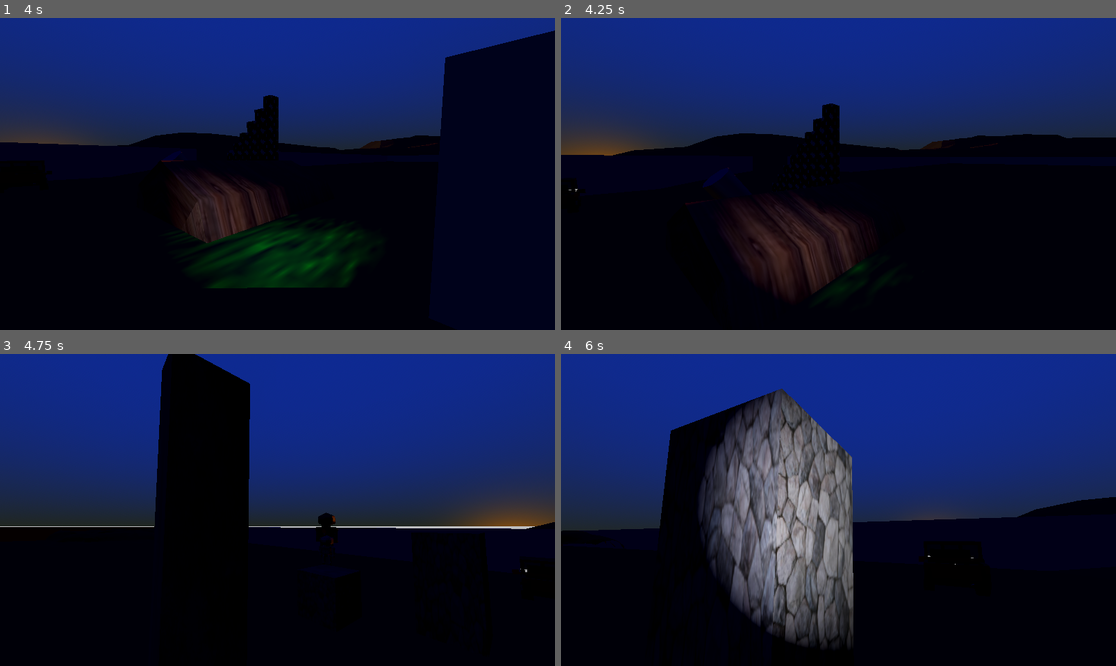
Above: before the commit, frames 1-4 (two rows, left to right).
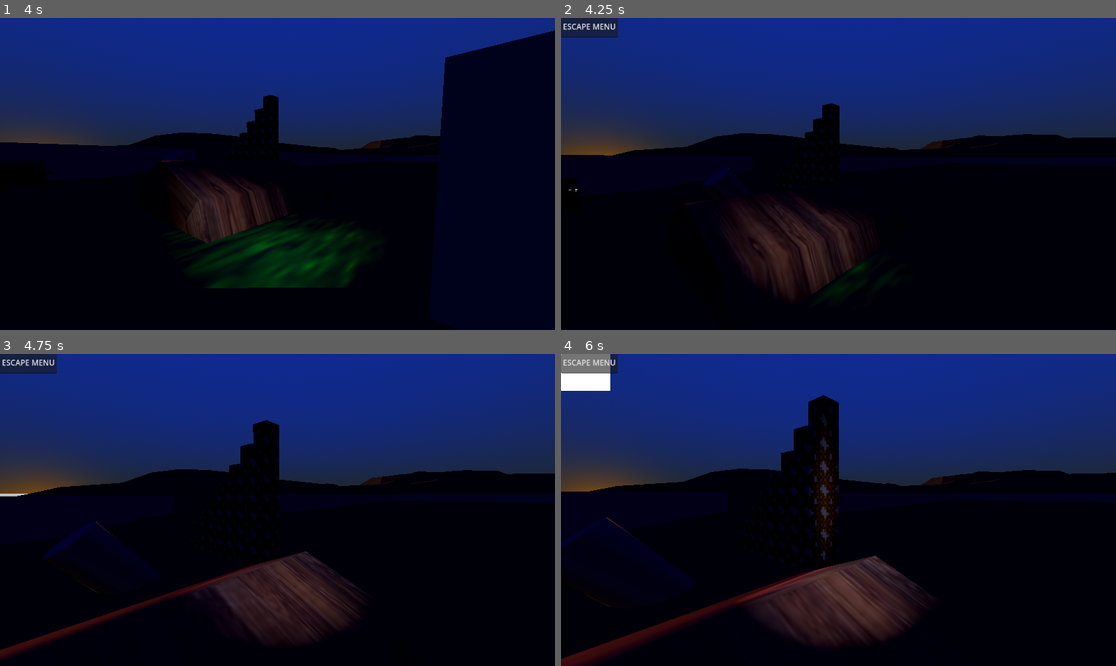
Above: after the commit, the same moments.

Repository: Solaros711/lockertesting
Game: Godot game, scene res://scenes/world.tscn
Two runs of this game, one before a commit and one after it. Both use one fixed random seed, a clock stepped at 60 frames per second and the inputs below.
Inputs (mouse positions are in pixels of both pictures, inside the frame that each line leads up to):
- Up to frame 1 (4 s): move the mouse to (305, 174) at 0.52 s; hold W (forward) from 0.53 s (still down); tap F (flashlight) at 0.6, 2.3, 2.85 s; tap Space (jump) at 0.77, 1.07, 1.52, 1.55, 1.82, 2.1, 3.02, 3.32, 3.77, 3.8 s; tap E (interact) at 0.8, 1.35, 3.05, 3.6 s; move the mouse to (249, 174) at 1.27 s; move the mouse to (288, 167) at 2.02 s; move the mouse to (271, 180) at 2.77 s; move the mouse to (316, 177) at 3.52 s
- Up to frame 2 (4.25 s): keep holding W (forward); tap Space (jump) at 4.07 s; tap Escape (escape_menu, bound only after the commit) at 4.15 s
- Up to frame 3 (4.75 s): keep holding W (forward); move the mouse to (233, 506) at 4.27 s; tap Shift (sprint) at 4.35 s; tap Space (jump) at 4.52 s; tap F (flashlight) at 4.55 s
- Up to frame 4 (6 s): tap Space (jump) at 4.82 s; tap Tab (inventory, bound only after the commit) at 4.9 s; move the mouse to (844, 510) at 5.02 s; tap F (flashlight) at 5.1 s; tap E (interact) at 5.3, 5.85 s; move the mouse to (816, 503) at 5.77 s; release W (forward) at 5.78 s; hold D (right) from 5.78 s (still down)

Frame 1 is identical in both runs. In frame 2, 0.6% of the frame differs, in the area x 0-11%, y 0-7%; in frame 3, 34%; in frame 4, 41%, in the area x 0-100%, y 0-100%.

Commit message:
Added inventory and esc menu toggles, added item framework, added inventory framework

Diff:
--- /dev/null
+++ b/inventory.gd
@@ -0,0 +1,3 @@
+class_name Inventory extends Resource
+
+@export var items: Array[Item]
--- /dev/null
+++ b/inventory_ui.gd
@@ -0,0 +1,21 @@
+extends Control
+
+var is_open: bool = false
+
+func _ready():
+	close()
+
+func _process(delta: float) -> void:
+	if Input.is_action_just_pressed("inventory"):
+		if is_open:
+			close()
+		else:
+			open()
+
+func open():
+	visible = true
+	is_open = true
+
+func close():
+	visible = false
+	is_open = false
--- a/project.godot
+++ b/project.godot
@@ -73,6 +73,16 @@
 "events": [Object(InputEventKey,"resource_local_to_scene":false,"resource_name":"","device":-1,"window_id":0,"alt_press …(192 unchanged characters)…
 ]
 }
+inventory={
+"deadzone": 0.2,
+"events": [Object(InputEventKey,"resource_local_to_scene":false,"resource_name":"","device":-1,"window_id":0,"alt_pressed":false,"shift_pressed":false,"ctrl_pressed":false,"meta_pressed":false,"pressed":false,"keycode":0,"physical_keycode":4194306,"key_label":0,"unicode":0,"location":0,"echo":false,"script":null)
+]
+}
+escape_menu={
+"deadzone": 0.2,
+"events": [Object(InputEventKey,"resource_local_to_scene":false,"resource_name":"","device":-1,"window_id":0,"alt_pressed":false,"shift_pressed":false,"ctrl_pressed":false,"meta_pressed":false,"pressed":false,"keycode":0,"physical_keycode":4194305,"key_label":0,"unicode":0,"location":0,"echo":false,"script":null)
+]
+}
 
 [rendering]
 
--- a/scenes/world.tscn
+++ b/scenes/world.tscn
@@ -13,9 +13,12 @@
 [ext_resource type="PackedScene" uid="uid://dxrox780f8er4" path="res://imports/oven/Oven.tscn" id="4_dss4m"]
 [ext_resource type="Texture2D" uid="uid://uqgprfow2855" path="res://textures/wood.jpg" id="5_7r4gi"]
 [ext_resource type="Texture2D" uid="uid://3ok0l6vsdfep" path="res://textures/palmleaf.png" id="6_jhx03"]
+[ext_resource type="Resource" uid="uid://uhbyiyn5jcq5" path="res://scripts/inventory/player_inventory.tres" id="7_kpybi"]
 [ext_resource type="PackedScene" uid="uid://35y81inm0lf3" path="res://imports/scaled towers/stacked scaled layersx16col.gltf" id="8_4mrxx"]
 [ext_resource type="PackedScene" uid="uid://qc7sh82kkh63" path="res://imports/terrain/bridge2.gltf" id="8_lakw3"]
+[ext_resource type="PackedScene" uid="uid://qhtmivp1lyqa" path="res://scripts/inventory/Inventory_ui.tscn" id="9_ctatt"]
 [ext_resource type="PackedScene" uid="uid://bj8mgm514a5vj" path="res://imports/character test/charactertest.gltf" id="10_w7kh3"]
+[ext_resource type="PackedScene" uid="uid://rgim5p5r04jl" path="res://scripts/escape/Escape_ui.tscn" id="10_xgqkh"]
 [ext_resource type="PackedScene" uid="uid://csylkj73mu55m" path="res://imports/rv/rv test6.tscn" id="11_q5onr"]
 [ext_resource type="PackedScene" uid="uid://bctypghj2kq7i" path="res://imports/character test/characterrobot.gltf" id="12_jhx03"]
 [ext_resource type="PackedScene" uid="uid://by57tu60svkye" path="res://imports/truck/truckfixed.tscn" id="12_o8fc1"]
@@ -160,6 +163,7 @@
 [node name="player" type="CharacterBody3D" parent="." node_paths=PackedStringArray("flashlight")]
 transform = Transform3D(1, 0, 0, 0, 1, 0, 0, 0, 1, 10.9533, 143.449, 90.1723)
 script = ExtResource("1_71j4m")
+inventory = ExtResource("7_kpybi")
 flashlight = NodePath("head/Camera3D/Flashlight")
 
 [node name="MeshInstance3D" type="MeshInstance3D" parent="player"]
@@ -185,6 +189,10 @@
 spot_range = 0.0
 spot_angle = 34.95
 
+[node name="Inventory_UI" parent="player" instance=ExtResource("9_ctatt")]
+
+[node name="Escape_ui" parent="player" instance=ExtResource("10_xgqkh")]
+
 [node name="platforms" type="Node3D" parent="."]
 transform = Transform3D(1, 0.000758074, -0.000195153, -0.000758125, 1, -0.000245154, 0.000194955, 0.000245311, 1, 10.459, 142.717, 61.8386)
 
--- /dev/null
+++ b/scripts/escape/Escape_ui.tscn
@@ -0,0 +1,19 @@
+[gd_scene load_steps=2 format=3 uid="uid://rgim5p5r04jl"]
+
+[ext_resource type="Script" uid="uid://cq3vkp2dbb6s0" path="res://scripts/escape/escape_ui.gd" id="1_7aek4"]
+
+[node name="Escape_ui" type="Control"]
+layout_mode = 3
+anchors_preset = 15
+anchor_right = 1.0
+anchor_bottom = 1.0
+grow_horizontal = 2
+grow_vertical = 2
+script = ExtResource("1_7aek4")
+
+[node name="TextEdit" type="TextEdit" parent="."]
+layout_mode = 0
+offset_right = 118.0
+offset_bottom = 41.0
+text = "ESCAPE MENU"
+placeholder_text = "ESCAPE MENU"
--- /dev/null
+++ b/scripts/escape/escape_ui.gd
@@ -0,0 +1,21 @@
+extends Control
+
+var is_open: bool = false
+
+func _ready():
+	close()
+
+func _process(delta: float) -> void:
+	if Input.is_action_just_pressed("escape_menu"):
+		if is_open:
+			close()
+		else:
+			open()
+
+func open():
+	visible = true
+	is_open = true
+
+func close():
+	visible = false
+	is_open = false
--- /dev/null
+++ b/scripts/inventory/Inventory_ui.tscn
@@ -0,0 +1,17 @@
+[gd_scene load_steps=2 format=3 uid="uid://qhtmivp1lyqa"]
+
+[ext_resource type="Script" uid="uid://cs3a5prel5sd0" path="res://inventory_ui.gd" id="1_f5ndc"]
+
+[node name="Inventory_UI" type="Control"]
+layout_mode = 3
+anchors_preset = 15
+anchor_right = 1.0
+anchor_bottom = 1.0
+grow_horizontal = 2
+grow_vertical = 2
+script = ExtResource("1_f5ndc")
+
+[node name="ColorRect" type="ColorRect" parent="."]
+layout_mode = 0
+offset_right = 103.0
+offset_bottom = 76.0
--- /dev/null
+++ b/scripts/inventory/item.gd
@@ -0,0 +1,4 @@
+class_name Item extends Resource
+
+@export var item_name: String = ""
+@export var texture: Texture2D
--- /dev/null
+++ b/scripts/inventory/items/tomato.tres
@@ -0,0 +1,10 @@
+[gd_resource type="Resource" script_class="Item" load_steps=3 format=3 uid="uid://d0w6jcm72e1rf"]
+
+[ext_resource type="Script" uid="uid://dm1dpuf7u4e7g" path="res://scripts/inventory/item.gd" id="1_0bdr8"]
+[ext_resource type="Texture2D" uid="uid://bmt8fkqolbew2" path="res://textures/tomato.png" id="2_xvjp5"]
+
+[resource]
+script = ExtResource("1_0bdr8")
+item_name = "Tomato"
+texture = ExtResource("2_xvjp5")
+metadata/_custom_type_script = "uid://dm1dpuf7u4e7g"
--- /dev/null
+++ b/scripts/inventory/player_inventory.tres
@@ -0,0 +1,10 @@
+[gd_resource type="Resource" script_class="Inventory" load_steps=4 format=3 uid="uid://uhbyiyn5jcq5"]
+
+[ext_resource type="Script" uid="uid://dm1dpuf7u4e7g" path="res://scripts/inventory/item.gd" id="1_kls0t"]
+[ext_resource type="Resource" uid="uid://d0w6jcm72e1rf" path="res://scripts/inventory/items/tomato.tres" id="2_rpwpc"]
+[ext_resource type="Script" uid="uid://jsvfev1cb8dd" path="res://inventory.gd" id="3_jap24"]
+
+[resource]
+script = ExtResource("3_jap24")
+items = Array[ExtResource("1_kls0t")]([ExtResource("2_rpwpc"), null, null, null, null, null, null, null, null, null, null, null])
+metadata/_custom_type_script = "uid://jsvfev1cb8dd"
--- a/scripts/player/player.gd
+++ b/scripts/player/player.gd
@@ -4,11 +4,13 @@
 const SPEED = 4.0
 const JUMP_VELOCITY = 4.5
 
-var gravity = 9.81
+const gravity = 9.81
 
+@export var inventory: Inventory
 @export var flashlight: SpotLight3D
 var fl_toggle: bool = false
-
+var open_menu: bool = false
+var open_esc: bool = false
 
 @onready var head = $head
 @onready var camera = $head/Camera3D
@@ -18,35 +20,46 @@
 	# Hides mouse within game window, and keeps cursor 'locked' in the middle of the screen so that camera can continuously rotate.
 	Input.mouse_mode=Input.MOUSE_MODE_CAPTURED
 
-# Handles Camera rotation relative to mouse movement.
+
 func _unhandled_input(event: InputEvent):
-	if event is InputEventMouseMotion:
-		head.rotate_y(-event.relative.x * SENSITIVITY)
-		camera.rotate_x(-event.relative.y * SENSITIVITY)
-		camera.rotation.x = clamp(camera.rotation.x, deg_to_rad(-60), deg_to_rad(60))
-		Input.warp_mouse(cursor_pos)
+	if open_menu == false && open_esc == false:
+		#Hides the mouse while in FPS mode
+		Input.mouse_mode=Input.MOUSE_MODE_CAPTURED
+		#Handles Camera rotation relative to mouse movement.
+		if event is InputEventMouseMotion:
+			head.rotate_y(-event.relative.x * SENSITIVITY)
+			camera.rotate_x(-event.relative.y * SENSITIVITY)
+			camera.rotation.x = clamp(camera.rotation.x, deg_to_rad(-60), deg_to_rad(60))
+			Input.warp_mouse(cursor_pos)
+	else:
+		#Reveals the mouse when in inventory menu mode
+		Input.mouse_mode=Input.MOUSE_MODE_VISIBLE
 
 func _physics_process(delta: float) -> void:
 	# Add the gravity.
 	if not is_on_floor():
 		velocity.y -= gravity * delta
+	if Input.is_action_just_pressed("escape_menu"):
+		open_esc = !open_esc
+	if Input.is_action_just_pressed("inventory"):
+		open_menu = !open_menu
+	if open_menu != true && open_esc != true:
+		# Handle jump.
+		if Input.is_action_just_pressed("jump") and is_on_floor():
+			velocity.y = JUMP_VELOCITY
 
-	# Handle jump.
-	if Input.is_action_just_pressed("jump") and is_on_floor():
-		velocity.y = JUMP_VELOCITY
-
-	if Input.is_action_just_pressed("flashlight"):
-		fl_toggle = !fl_toggle
-		if fl_toggle:
-			flashlight.spot_range = 5.0
-		else:
-			flashlight.spot_range = 0.0
+		if Input.is_action_just_pressed("flashlight"):
+			fl_toggle = !fl_toggle
+			if fl_toggle:
+				flashlight.spot_range = 5.0
+			else:
+				flashlight.spot_range = 0.0
 
 	# Get the input direction and handle the movement/deceleration.
 	# As good practice, you should replace UI actions with custom gameplay actions.
 	var input_dir := Input.get_vector("left", "right", "forward", "backward")
 	var direction = (head.transform.basis * Vector3(input_dir.x, 0, input_dir.y)).normalized()
-	if direction:
+	if direction && open_menu != true:
 		if Input.is_action_pressed("sprint"):
 			velocity.x = direction.x * SPEED * SPEED
 			velocity.z = direction.z * SPEED * SPEED
@@ -59,7 +72,7 @@
 			var des_rate = SPEED * 0.08
 			velocity.x = move_toward(velocity.x, 0, des_rate)
 			velocity.z = move_toward(velocity.z, 0, des_rate)
-		# Preserves inertia a bit longer if in air.
+	# Preserves inertia a bit longer if in air.
 		else:
 			var des_rate = SPEED * 0.02
 			velocity.x = move_toward(velocity.x, 0, des_rate)
Not shown, added: inventory.gd.uid
Not shown, added: inventory_ui.gd.uid
Not shown: 1 places in scenes/world.tscn that only renumber resources
Not shown, added: scripts/escape/escape_ui.gd.uid
Not shown, added: scripts/inventory/item.gd.uid
Binary file added: textures/tomato.png
Not shown, added: textures/tomato.png.import
